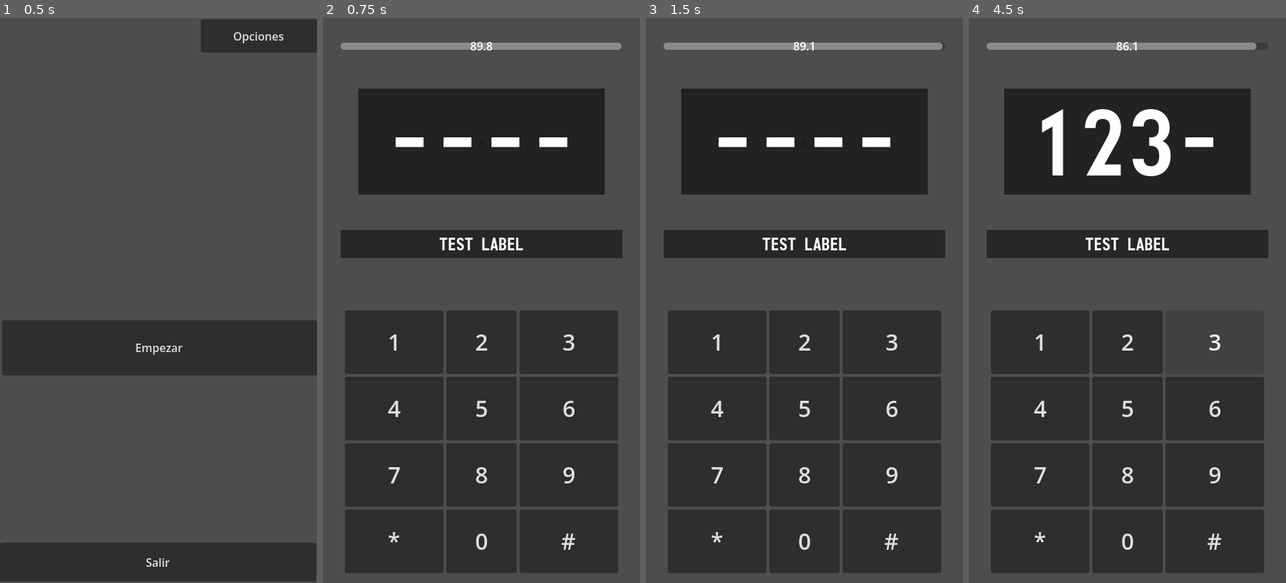
Above: before the commit, frames 1-4 (left to right).
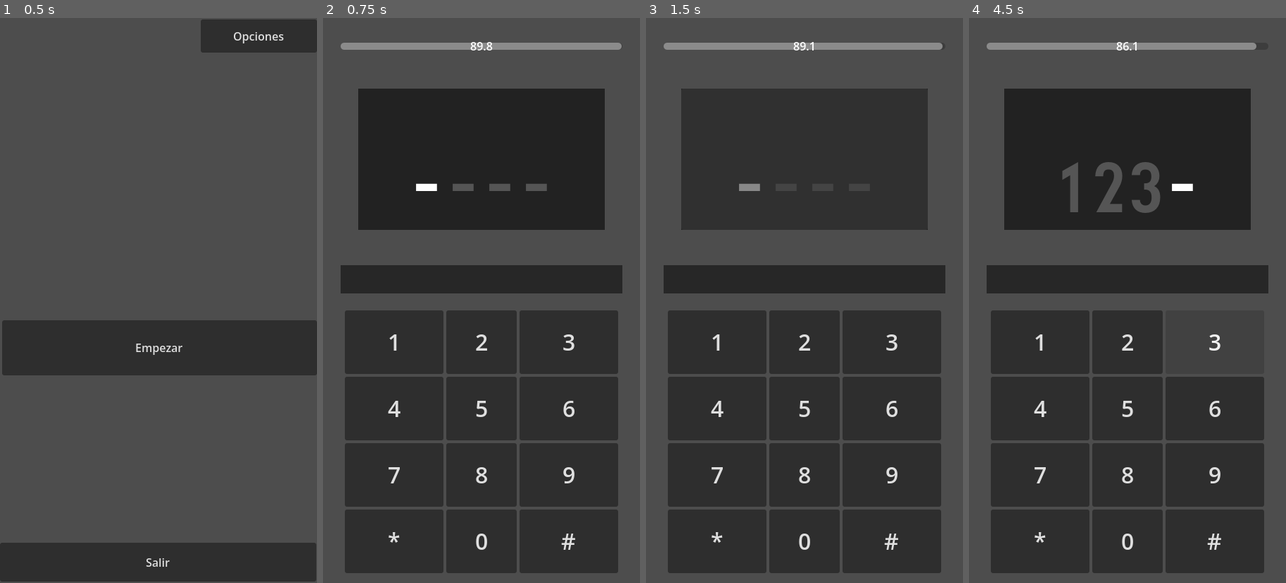
Above: after the commit, the same moments.

Repository: justDemian/Hack-Hash
Game: Godot game, scene res://scenes/main.tscn
Same seed, same stepped clock (60 frames per second), same inputs: the game is played once before the commit and once after it.
Inputs (mouse positions are in pixels of both pictures, inside the frame that each line leads up to):
- Up to frame 1 (0.5 s): no input
- Up to frame 2 (0.75 s): click "Empezar" at 0.5 s
- Up to frame 3 (1.5 s): click (804, 142) at 1.27 s
- Up to frame 4 (4.5 s): click (1127, 159) at 2.02 s; click "1" at 2.75 s; click "2" at 3.5 s; click "3" at 4.25 s

Frame 1 is identical in both runs. In frame 2, 15% of the frame differs, in the area x 5-95%, y 21-49%; in frame 3, 15%; in frame 4, 16%, in the area x 5-95%, y 16-49%.

Commit message:
Update : mg_guess_the_number finished the logic

Diff:
--- a/scenes/mg_guess_the_number.tscn
+++ b/scenes/mg_guess_the_number.tscn
@@ -2,6 +2,9 @@
 
 [ext_resource type="FontFile" uid="uid://48g51questg8" path="res://fonts/monofonto rg.otf" id="1_e6am6"]
 [ext_resource type="Script" uid="uid://cr8auedr4k2li" path="res://scripts/mg_guess_the_number.gd" id="1_fx0ak"]
+
+[sub_resource type="StyleBoxFlat" id="StyleBoxFlat_fx0ak"]
+bg_color = Color(0, 0, 0, 0)
 
 [node name="GameAdmin" type="Node2D" unique_id=136488531]
 script = ExtResource("1_fx0ak")
@@ -32,7 +35,7 @@
 offset_left = 50.0
 offset_top = 100.0
 offset_right = 400.0
-offset_bottom = 250.0
+offset_bottom = 300.0
 color = Color(0.13319641, 0.13319641, 0.13319638, 1)
 
 [node name="CenterContainer" type="CenterContainer" parent="Control/NumberPanel" unique_id=2060759616]
@@ -41,42 +44,73 @@
 offset_right = 350.0
 offset_bottom = 154.0
 
-[node name="Reset" type="Button" parent="Control/NumberPanel/CenterContainer" unique_id=1873250694]
-layout_mode = 2
-
-[node name="HBoxContainer" type="HBoxContainer" parent="Control/NumberPanel/CenterContainer" unique_id=855287916]
-layout_mode = 2
-
-[node name="Num0" type="Label" parent="Control/NumberPanel/CenterContainer/HBoxContainer" unique_id=1269106006]
-layout_mode = 2
-theme_override_fonts/font = ExtResource("1_e6am6")
-theme_override_font_sizes/font_size = 128
-text = "-"
-
-[node name="Num1" type="Label" parent="Control/NumberPanel/CenterContainer/HBoxContainer" unique_id=1269107100]
-layout_mode = 2
-theme_override_fonts/font = ExtResource("1_e6am6")
-theme_override_font_sizes/font_size = 128
-text = "-"
-
-[node name="Num2" type="Label" parent="Control/NumberPanel/CenterContainer/HBoxContainer" unique_id=1955178021]
-layout_mode = 2
-theme_override_fonts/font = ExtResource("1_e6am6")
-theme_override_font_sizes/font_size = 128
-text = "-"
-
-[node name="Num3" type="Label" parent="Control/NumberPanel/CenterContainer/HBoxContainer" unique_id=42073370]
-layout_mode = 2
-theme_override_fonts/font = ExtResource("1_e6am6")
-theme_override_font_sizes/font_size = 128
-text = "-"
+[node name="VBoxContainer" type="VBoxContainer" parent="Control/NumberPanel/CenterContainer" unique_id=1485405247]
+layout_mode = 2
+alignment = 1
+
+[node name="HBoxContainer2" type="HBoxContainer" parent="Control/NumberPanel/CenterContainer/VBoxContainer" unique_id=183384607]
+layout_mode = 2
+alignment = 1
+
+[node name="LastNum0" type="Label" parent="Control/NumberPanel/CenterContainer/VBoxContainer/HBoxContainer2" unique_id=1106884097]
+layout_mode = 2
+theme_override_fonts/font = ExtResource("1_e6am6")
+theme_override_font_sizes/font_size = 64
+
+[node name="LastNum1" type="Label" parent="Control/NumberPanel/CenterContainer/VBoxContainer/HBoxContainer2" unique_id=1308959341]
+layout_mode = 2
+theme_override_fonts/font = ExtResource("1_e6am6")
+theme_override_font_sizes/font_size = 64
+
+[node name="LastNum2" type="Label" parent="Control/NumberPanel/CenterContainer/VBoxContainer/HBoxContainer2" unique_id=876479211]
+layout_mode = 2
+theme_override_fonts/font = ExtResource("1_e6am6")
+theme_override_font_sizes/font_size = 64
+
+[node name="LastNum3" type="Label" parent="Control/NumberPanel/CenterContainer/VBoxContainer/HBoxContainer2" unique_id=294391223]
+layout_mode = 2
+theme_override_fonts/font = ExtResource("1_e6am6")
+theme_override_font_sizes/font_size = 64
+
+[node name="HBoxContainer" type="HBoxContainer" parent="Control/NumberPanel/CenterContainer/VBoxContainer" unique_id=855287916]
+layout_mode = 2
+alignment = 1
+
+[node name="Num0" type="Label" parent="Control/NumberPanel/CenterContainer/VBoxContainer/HBoxContainer" unique_id=1269106006]
+layout_mode = 2
+theme_override_fonts/font = ExtResource("1_e6am6")
+theme_override_font_sizes/font_size = 96
+text = "-"
+
+[node name="Num1" type="Label" parent="Control/NumberPanel/CenterContainer/VBoxContainer/HBoxContainer" unique_id=1269107100]
+layout_mode = 2
+theme_override_fonts/font = ExtResource("1_e6am6")
+theme_override_font_sizes/font_size = 96
+text = "-"
+
+[node name="Num2" type="Label" parent="Control/NumberPanel/CenterContainer/VBoxContainer/HBoxContainer" unique_id=1955178021]
+layout_mode = 2
+theme_override_fonts/font = ExtResource("1_e6am6")
+theme_override_font_sizes/font_size = 96
+text = "-"
+
+[node name="Num3" type="Label" parent="Control/NumberPanel/CenterContainer/VBoxContainer/HBoxContainer" unique_id=42073370]
+layout_mode = 2
+theme_override_fonts/font = ExtResource("1_e6am6")
+theme_override_font_sizes/font_size = 96
+text = "-"
+
+[node name="Clear" type="Button" parent="Control/NumberPanel/CenterContainer" unique_id=1047491062]
+custom_minimum_size = Vector2(350, 200)
+layout_mode = 2
+theme_override_styles/normal = SubResource("StyleBoxFlat_fx0ak")
 
 [node name="Info" type="ColorRect" parent="Control" unique_id=1229711906]
 layout_mode = 0
 offset_left = 25.0
-offset_top = 300.0
+offset_top = 350.0
 offset_right = 425.0
-offset_bottom = 340.0
+offset_bottom = 390.0
 color = Color(0.15487596, 0.154876, 0.15487596, 1)
 
 [node name="CenterContainer" type="CenterContainer" parent="Control/Info" unique_id=2026730627]
@@ -178,7 +212,68 @@
 
 [node name="Timer" type="Timer" parent="." unique_id=1758995358]
 wait_time = 90.0
-
+one_shot = true
+
+[node name="GameOver" type="Control" parent="." unique_id=308201654]
+visible = false
+layout_mode = 3
+anchors_preset = 0
+offset_right = 40.0
+offset_bottom = 40.0
+
+[node name="ColorRect" type="ColorRect" parent="GameOver" unique_id=1810629731]
+custom_minimum_size = Vector2(450, 800)
+layout_mode = 0
+offset_right = 40.0
+offset_bottom = 40.0
+color = Color(0, 0, 0, 0.8)
+
+[node name="CenterContainer" type="CenterContainer" parent="GameOver/ColorRect" unique_id=1359760110]
+custom_minimum_size = Vector2(450, 800)
+layout_mode = 0
+offset_right = 40.0
+offset_bottom = 40.0
+
+[node name="VBoxContainer" type="VBoxContainer" parent="GameOver/ColorRect/CenterContainer" unique_id=775028620]
+custom_minimum_size = Vector2(0, 400)
+layout_mode = 2
+alignment = 1
+
+[node name="GameOverTitle" type="Label" parent="GameOver/ColorRect/CenterContainer/VBoxContainer" unique_id=69781543]
+layout_mode = 2
+theme_override_fonts/font = ExtResource("1_e6am6")
+theme_override_font_sizes/font_size = 48
+text = "REPORTADO"
+horizontal_alignment = 1
+
+[node name="GameOverSubTitle" type="Label" parent="GameOver/ColorRect/CenterContainer/VBoxContainer" unique_id=248654690]
+custom_minimum_size = Vector2(0, 50)
+layout_mode = 2
+theme_override_colors/font_color = Color(0.6, 0.6, 0.6, 1)
+theme_override_fonts/font = ExtResource("1_e6am6")
+theme_override_font_sizes/font_size = 20
+text = "TU IP FUE PUESTA EN LA LISTA NEGRA"
+horizontal_alignment = 1
+
+[node name="Restart" type="Button" parent="GameOver/ColorRect/CenterContainer/VBoxContainer" unique_id=649783683]
+custom_minimum_size = Vector2(300, 80)
+layout_mode = 2
+size_flags_horizontal = 4
+size_flags_vertical = 4
+theme_override_fonts/font = ExtResource("1_e6am6")
+theme_override_font_sizes/font_size = 32
+text = "REINTENTAR"
+
+[node name="Quit" type="Button" parent="GameOver/ColorRect/CenterContainer/VBoxContainer" unique_id=192814996]
+custom_minimum_size = Vector2(300, 80)
+layout_mode = 2
+size_flags_horizontal = 4
+size_flags_vertical = 4
+theme_override_fonts/font = ExtResource("1_e6am6")
+theme_override_font_sizes/font_size = 32
+text = "RENDIRSE"
+
+[connection signal="pressed" from="Control/NumberPanel/CenterContainer/Clear" to="." method="_on_clear_pressed"]
 [connection signal="pressed" from="Control/NumPad/GridContainer/Button1" to="." method="_on_button_1_pressed"]
 [connection signal="pressed" from="Control/NumPad/GridContainer/Button2" to="." method="_on_button_2_pressed"]
 [connection signal="pressed" from="Control/NumPad/GridContainer/Button3" to="." method="_on_button_3_pressed"]
@@ -190,3 +285,4 @@
 [connection signal="pressed" from="Control/NumPad/GridContainer/Button9" to="." method="_on_button_9_pressed"]
 [connection signal="pressed" from="Control/NumPad/GridContainer/Button0" to="." method="_on_button_0_pressed"]
 [connection signal="pressed" from="Control/NumPad/GridContainer/ButtonA" to="." method="_on_button_a_pressed"]
+[connection signal="timeout" from="Timer" to="." method="_on_timer_timeout"]
--- a/scripts/mg_guess_the_number.gd
+++ b/scripts/mg_guess_the_number.gd
@@ -1,4 +1,5 @@
 extends Node2D
+@onready var game_over_screen: Control = $GameOver
 
 @onready var timer: Timer = $Timer
 @onready var timer_bar: ProgressBar = $Control/TimerBar/TimerBarProgress
@@ -6,17 +7,27 @@
 
 @onready var info_label: Label = $Control/Info/CenterContainer/InfoLabel
 
-@onready var num_0: Label = $Control/NumberPanel/CenterContainer/HBoxContainer/Num0
-@onready var num_1: Label = $Control/NumberPanel/CenterContainer/HBoxContainer/Num1
-@onready var num_2: Label = $Control/NumberPanel/CenterContainer/HBoxContainer/Num2
-@onready var num_3: Label = $Control/NumberPanel/CenterContainer/HBoxContainer/Num3
+@onready var num_0: Label = $Control/NumberPanel/CenterContainer/VBoxContainer/HBoxContainer/Num0
+@onready var num_1: Label = $Control/NumberPanel/CenterContainer/VBoxContainer/HBoxContainer/Num1
+@onready var num_2: Label = $Control/NumberPanel/CenterContainer/VBoxContainer/HBoxContainer/Num2
+@onready var num_3: Label = $Control/NumberPanel/CenterContainer/VBoxContainer/HBoxContainer/Num3
 
 @onready var labels: Array[Label] = [num_0, num_1, num_2, num_3]
+
+@onready var last_num_0: Label = $Control/NumberPanel/CenterContainer/VBoxContainer/HBoxContainer2/LastNum0
+@onready var last_num_1: Label = $Control/NumberPanel/CenterContainer/VBoxContainer/HBoxContainer2/LastNum1
+@onready var last_num_2: Label = $Control/NumberPanel/CenterContainer/VBoxContainer/HBoxContainer2/LastNum2
+@onready var last_num_3: Label = $Control/NumberPanel/CenterContainer/VBoxContainer/HBoxContainer2/LastNum3
+
+@onready var labels_last: Array[Label] = [last_num_0, last_num_1, last_num_2, last_num_3]
+
+var difficulty: int = 1
 
 var number_position: int = 0
 var password: String
 var ram_level: int = 0
 var password_num: int
+var punishable: bool = false
 
 # Called when the node enters the scene tree for the first time.
 func _ready() -> void:
@@ -32,8 +43,8 @@
 	elif password_num >= 1000:
 		password = str(password_num)
 
-	print("Iniciado :: Número secreto [" + password + "]")
-
+	info_label.text = ""
+	update_labels_state()
 	timer_bar.max_value = timer.wait_time
 	timer.start()
 
@@ -43,28 +54,68 @@
 	timer_bar_label.text = str(timer.time_left).pad_decimals(1)
 
 func evaluate() -> void:
+	if !punishable:return
+
 	var guess: String = ""
+	var guess_num: int
+	number_position = 0
 	if ram_level:
 		pass
 	else:
 		for i in range(4):
 			guess += labels[i].text
-	if int(guess) < password_num:
+			labels_last[i].text = labels[i].text
+			labels[i].text = "-"
+
+	guess_num = int(guess)
+
+	if guess_num < password_num:
 		info_label.text = "LA CLAVE ES MAYOR"
 		info_label.add_theme_color_override("font_color", Color("#00AAAA"))
-	elif int(guess) > password_num:
+		punish()
+	elif guess_num > password_num:
 		info_label.text = "LA CLAVE ES MENOR"
 		info_label.add_theme_color_override("font_color", Color("#AA00AA"))
+		punish()
 	else:
 		info_label.text = "MATCH :: INICIANDO SOBREESCRITURA"
 		info_label.add_theme_color_override("font_color", Color("#00AA00"))
 
+	punishable = false
+	update_labels_state()
+
+func update_labels_state() -> void:
+	for i in range(4):
+		if i == number_position:
+			labels[i].add_theme_color_override("font_color", Color("#FFFFFF"))
+		else:
+			labels[i].add_theme_color_override("font_color", Color("#555555"))
+
+func clean_guess() -> void:
+	number_position = 0
+	for i in range(4):
+		labels[i].text = "-"
+	update_labels_state()
+
+func punish() -> void:
+	if punishable:
+		var punish_value: float = randf_range(0,(timer.time_left/5))*difficulty
+		# DEBUG
+		#print("Castigo: " + str(punish_value).pad_decimals(2) + "s")
+		timer.wait_time = timer.time_left - punish_value
+		timer.start()
+
+func game_over() -> void:
+	game_over_screen.show()
+
 # Numerical Button Handler
 func handle_button_press(entry_type: String) -> void:
+	punishable = true
 	if number_position <= 3:
 		labels[number_position].text = entry_type
 		if number_position != 3: number_position += 1
 		else: number_position = 0
+	update_labels_state()
 
 func _on_button_1_pressed() -> void: handle_button_press("1")
 func _on_button_2_pressed() -> void: handle_button_press("2")
@@ -78,3 +129,8 @@
 func _on_button_0_pressed() -> void: handle_button_press("0")
 
 func _on_button_a_pressed() -> void: evaluate()
+
+func _on_clear_pressed() -> void: clean_guess()
+
+func _on_timer_timeout() -> void:
+	game_over()
